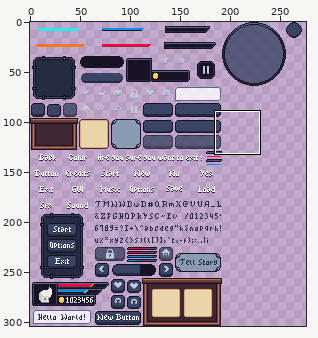
One commit to this pixel-art file: assets/GUI.ase. The picture above shows the old version from afar; the outline marks the close-up.
Close-up. First the earlier version:
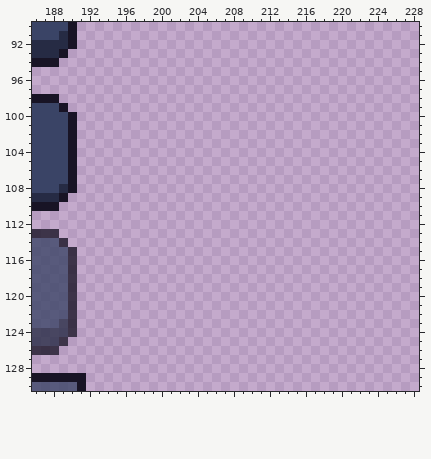
401x304 pixels, 1 frame. Shown: x 186..228, y 90..130. The wide view leaves out empty margins.
The result:
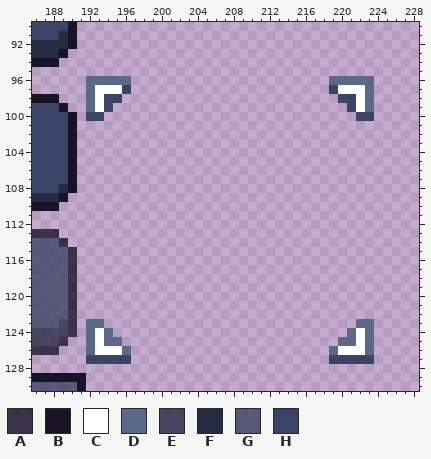
Palette (. is transparent): A #181425c8  B #181425  C #ffffff  D #5a6988  E #262b44c8  F #262b44  G #3a4466c8  H #3a4466
From old to new:
y 96: x 192..196 ..... -> DDDDD; x 219..223 ..... -> DDDDD
y 97: x 192..196 ..... -> DCCCH; x 219..223 ..... -> HCCCD
y 98: x 192..195 .... -> DCHH; x 220..223 .... -> HHCD
y 99: x 192..194 ... -> DCH; x 221..223 ... -> HCD
y 100: x 192..193 .. -> HH; x 222..223 .. -> HH
y 123: x 192..193 .. -> DD; x 222..223 .. -> DD
y 124: x 192..194 ... -> DCD; x 221..223 ... -> DCD
y 125: x 192..195 .... -> DCDD; x 220..223 .... -> DDCD
y 126: x 192..196 ..... -> DCCCD; x 219..223 ..... -> DCCCD
y 127: x 192..196 ..... -> HHHHH; x 219..223 ..... -> HHHHH
Pixel boxes of the changes (left, top, right, bottom) in both close-ups:
added: (86, 76, 131, 121)
added: (329, 76, 374, 121)
added: (86, 319, 131, 364)
added: (329, 319, 374, 364)
